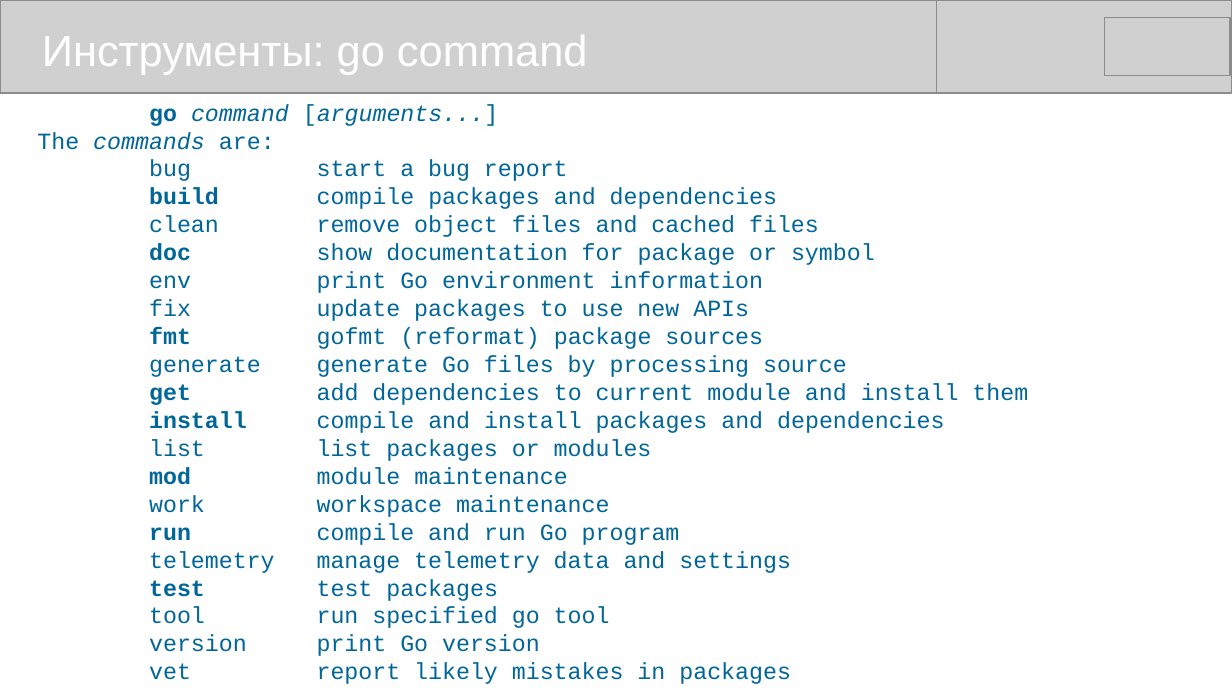
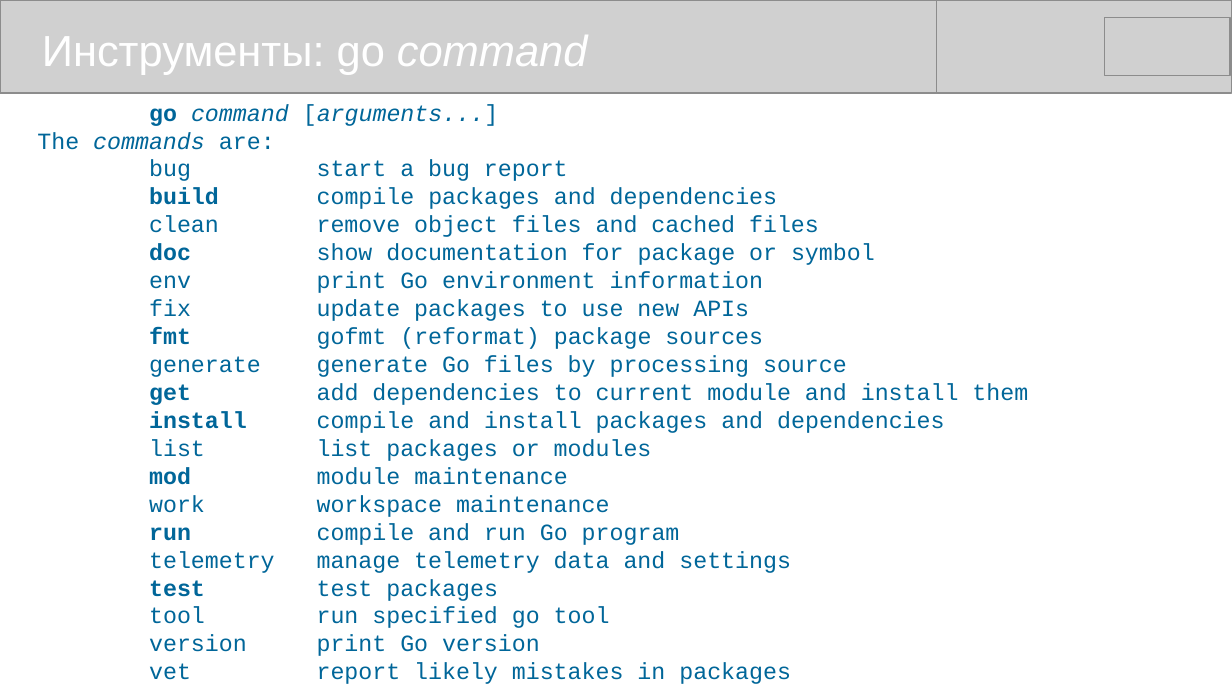
Before and after one commit to mike-shock/Go_language, a slide deck: slide 40 of Go_Review.odp (slide 39 before the commit). Drawn at 1232x693 pixels with LibreOffice and Linux fonts; fonts in the diff are those of the drawing; grey boxes stand for pictures. Boxes give left, top, right and bottom in pixels: in the first picture for what was removed or moved away, otherwise in the second. Text is boxed around its words. In the diff, an @@ line names an element or a change of style, - is before the commit and + after.

```diff
--- a/Go_Review.odp
+++ b/Go_Review.odp
@@ text "Инструменты: go command" at [42, 35, 588, 75]: italic on in "command" @@
```
Also in this commit, not shown: 12 other slides changed, 1 slide added, 1 other file.
